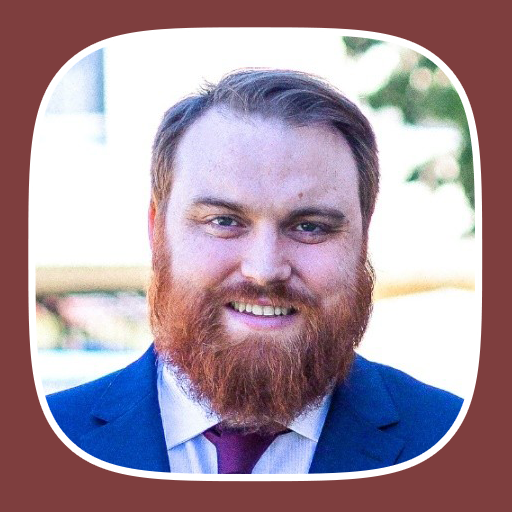
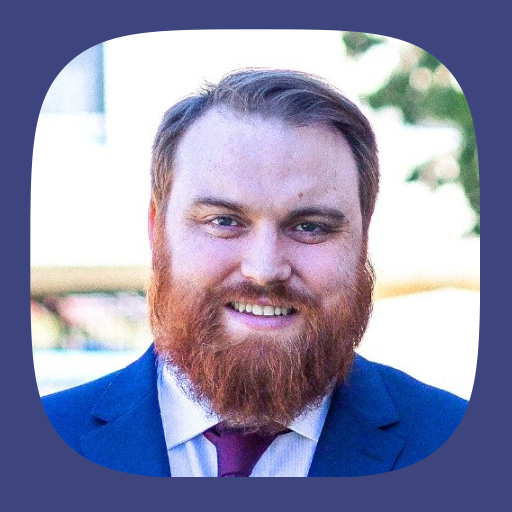
Revision of a layered w=512, h=512 image; what changed, layer by layer:
hid "Squircle2" over [left=30, top=29, right=481, bottom=480]
removed layer "Layer 1" over [left=34, top=32, right=477, bottom=477]
painted on "Background" over [left=0, top=0, right=512, bottom=512]
